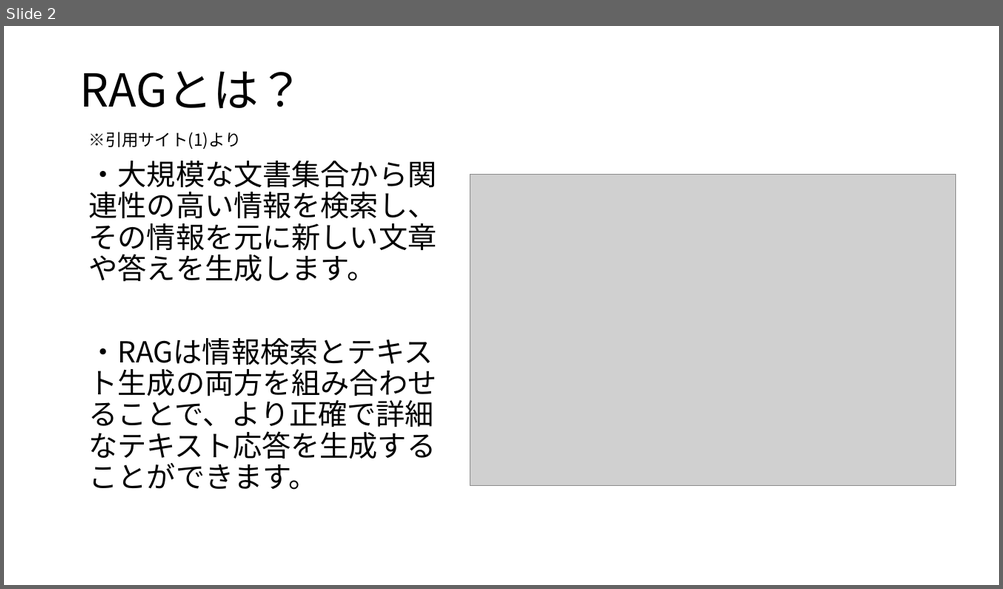
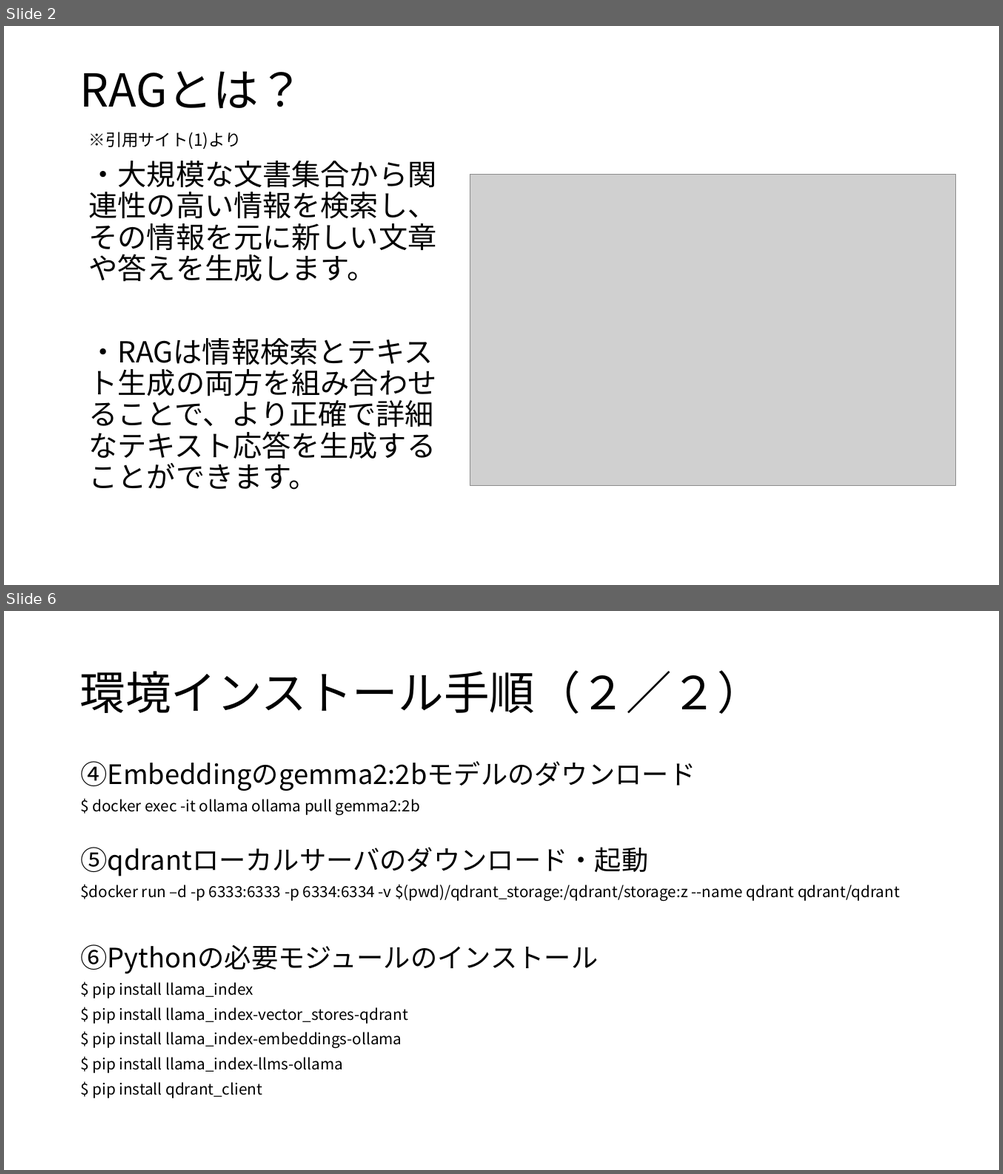
Before and after one commit to koga-miko/misc, a slide deck: raspberry-pi-report/RAGの検証.pptx. Shown one above the other, each under a label of ours: slide 2 before the commit, slides 2 and 6 after it; the slides between them are not shown. The pictures are 1003x589 and 1003x1174 pixels, drawn with LibreOffice and Linux fonts; fonts in the diff are those of the drawing; grey boxes stand for pictures. Boxes give left, top, right and bottom in pixels: in the first picture for what was removed or moved away, otherwise in the second. Text is boxed around its words. In the diff, an @@ line names an element or a change of style, - is before the commit and + after.

```diff
--- a/raspberry-pi-report/RAGの検証.pptx
+++ b/raspberry-pi-report/RAGの検証.pptx
@@ slide 6 added at bbox=[4, 611, 999, 1170], background #FFFFFF @@
@@ title added at bbox=[79, 670, 762, 714], 44 pt, text #000000 @@
+環境インストール手順（２／２）
@@ text added at bbox=[81, 761, 899, 1099], 14.8 pt, text #000000 @@
+④Embeddingのgemma2:2bモデルのダウンロード
+$ docker exec -it ollama ollama pull gemma2:2b
+⑤qdrantローカルサーバのダウンロード・起動
+$docker run –d -p 6333:6333 -p 6334:6334 -v $(pwd)/qdrant_storage:/qdrant/storage:z --name qdrant qdrant/qdrant
+⑥Pythonの必要モジュールのインストール
+$ pip install llama_index
+$ pip install llama_index-vector_stores-qdrant
+$ pip install llama_index-embeddings-ollama
+$ pip install llama_index-llms-ollama
+$ pip install qdrant_client
```
Also in this commit, not shown: 3 slides changed, 2 other slides added, 1 slide removed, 5 other files.
